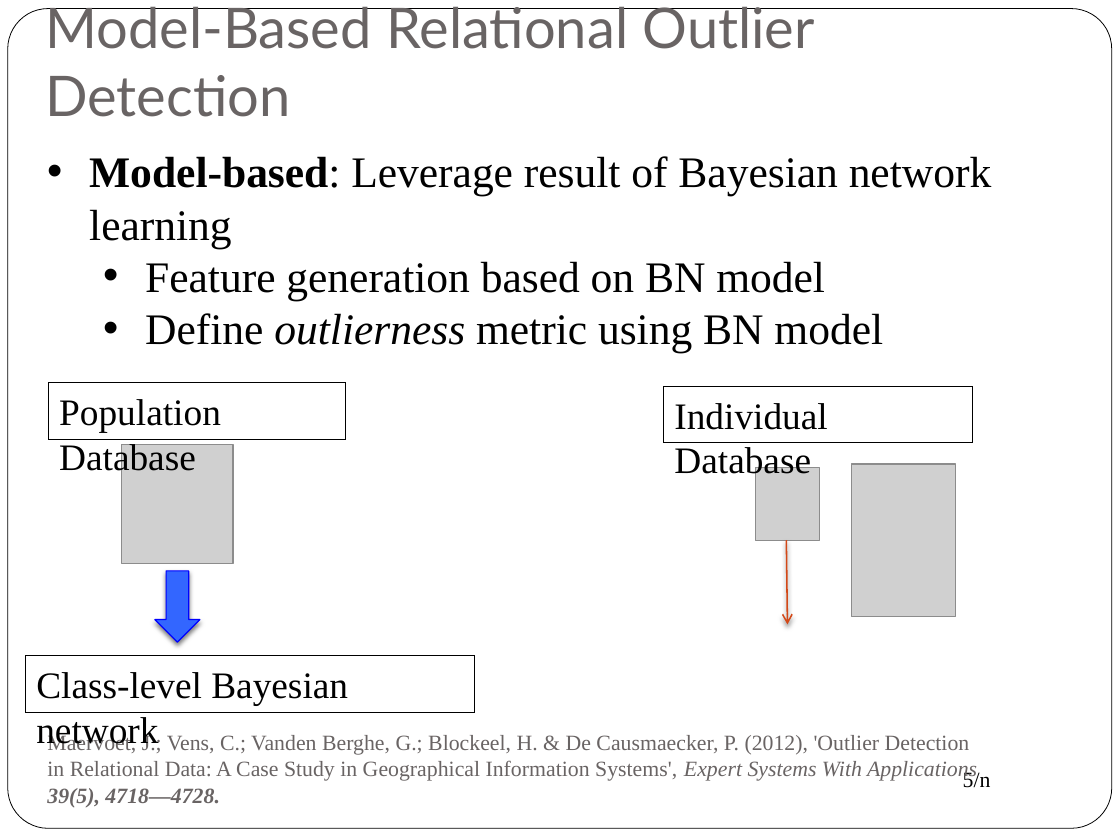
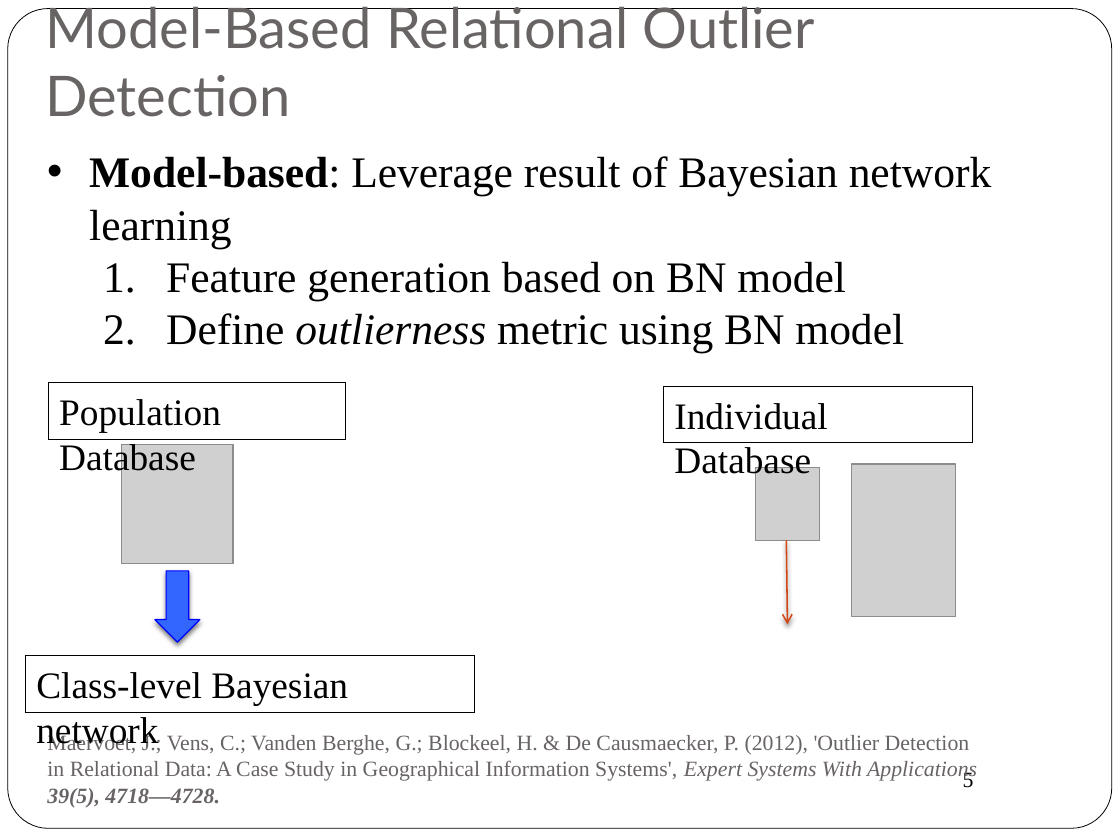
Before and after one commit to oschulte/srl-tutorial-slides, a slide deck: slide 5 of ch6-anomaly.pptx. Drawn at 1120x840 pixels with LibreOffice and Linux fonts; fonts in the diff are those of the drawing; grey boxes stand for pictures. Boxes give left, top, right and bottom in pixels: in the first picture for what was removed or moved away, otherwise in the second. Text is boxed around its words. In the diff, an @@ line names an element or a change of style, - is before the commit and + after.

```diff
--- a/ch6-anomaly.pptx
+++ b/ch6-anomaly.pptx
@@ text at [166,261,904,353]: bullet • to 1. @@
@@ page number at [963,771,974,788]: text changed @@
-5/n
+5
```
Also in this commit, not shown: 19 other slides changed, 2 slides added, 4 slides removed.
